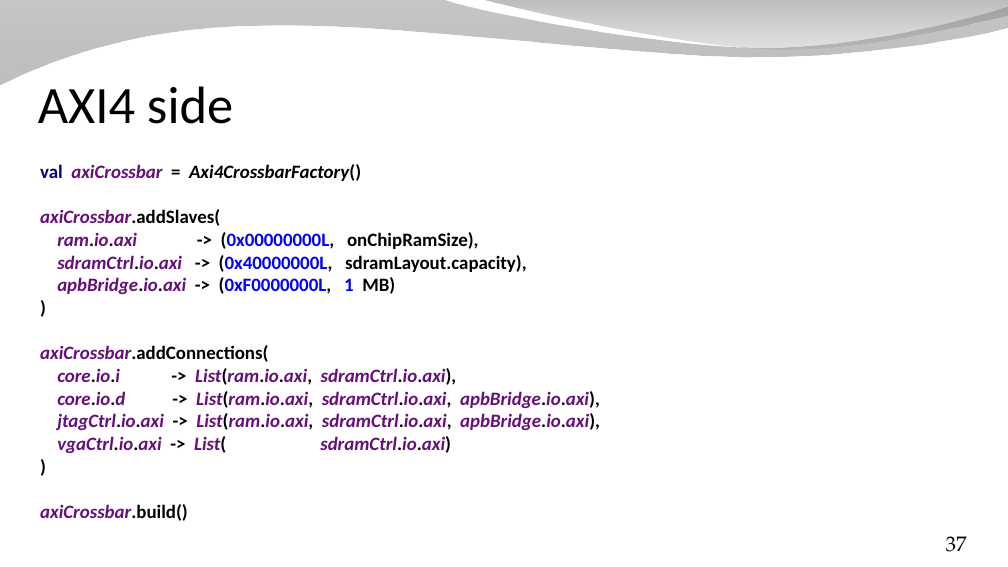
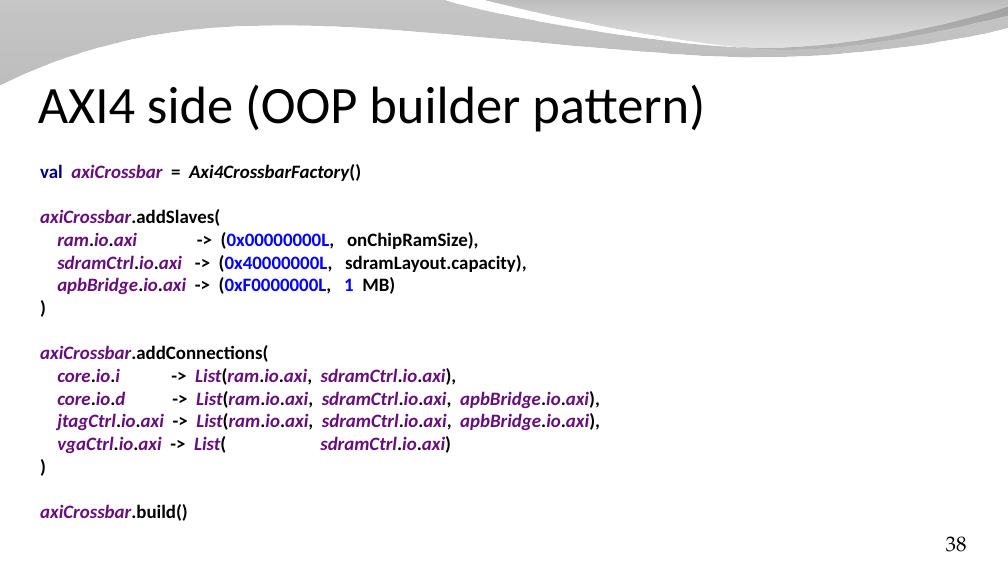
Before and after one commit to SpinalHDL/SpinalDoc, a slide deck: slide 38 of presentation/en/presentation_move_forward.odp (slide 37 before the commit). Drawn at 1008x567 pixels with LibreOffice and Linux fonts; fonts in the diff are those of the drawing; background and template pictures are left out. Boxes give left, top, right and bottom in pixels: in the first picture for what was removed or moved away, otherwise in the second. Text is boxed around its words. In the diff, an @@ line names an element or a change of style, - is before the commit and + after.

```diff
--- a/presentation/en/presentation_move_forward.odp
+++ b/presentation/en/presentation_move_forward.odp
@@ title at box(38, 84, 705, 132): text changed @@
-AXI4 side
+AXI4 side (OOP builder pattern)
@@ page number at box(946, 536, 967, 552): text changed @@
-37
+38
```
Also in this commit, not shown: 9 other slides changed, 2 slides added, 55 slides removed, 9 other files.
